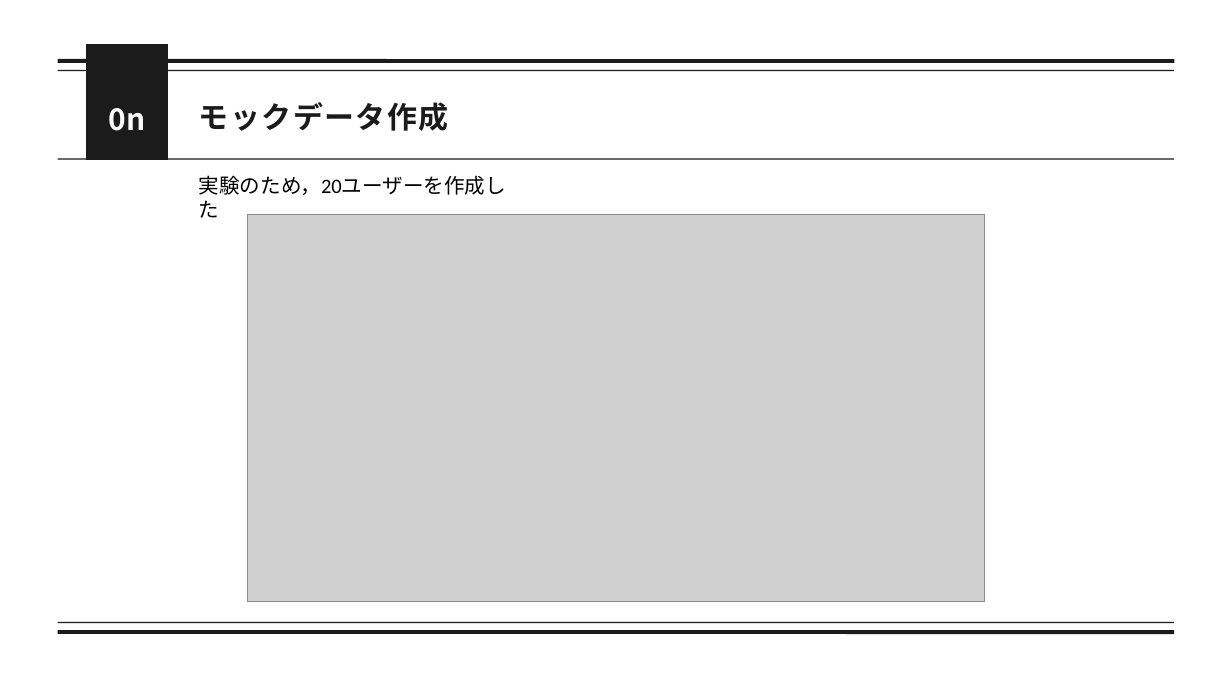
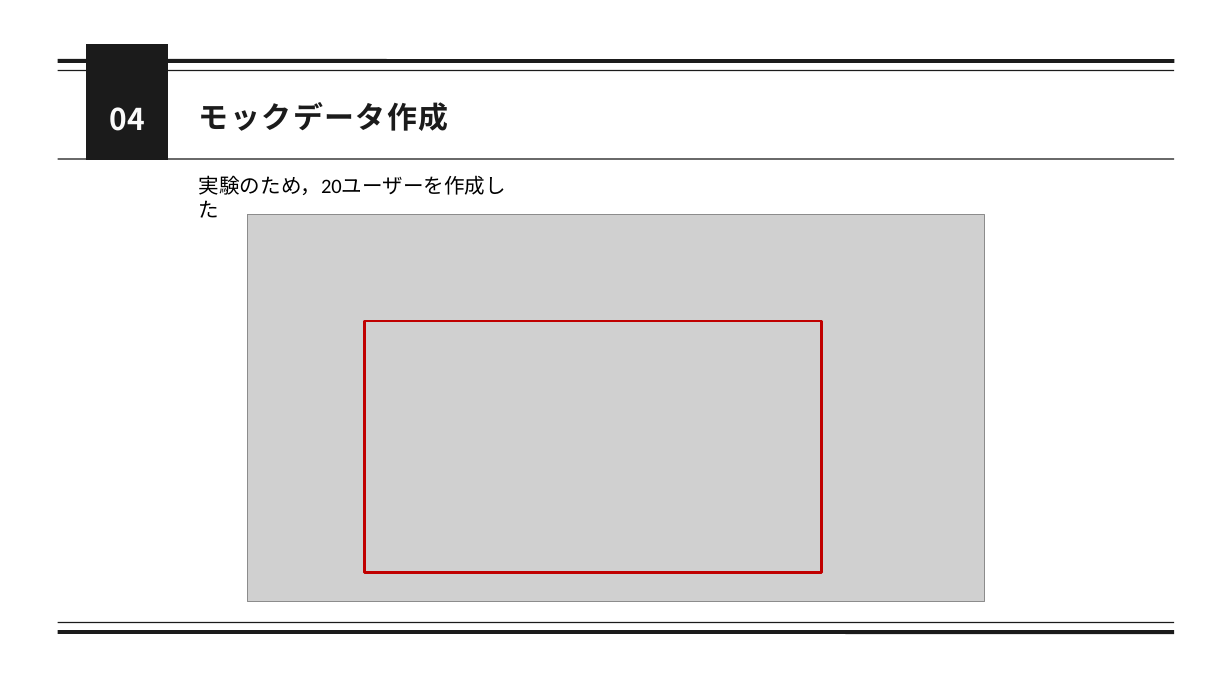
Before and after one commit to momok47/kokoronia, a slide deck: slide 7 of docs/ミーティング/発表資料/25_0711_進捗.pptx. Drawn at 1232x693 pixels with LibreOffice and Linux fonts; fonts in the diff are those of the drawing; grey boxes stand for pictures. Boxes give left, top, right and bottom in pixels: in the first picture for what was removed or moved away, otherwise in the second. Text is boxed around its words. In the diff, an @@ line names an element or a change of style, - is before the commit and + after.

```diff
--- a/docs/ミーティング/発表資料/25_0711_進捗.pptx
+++ b/docs/ミーティング/発表資料/25_0711_進捗.pptx
@@ text at bbox=[110, 107, 145, 131]: text changed @@
-0n
+04
@@ rectangle added at bbox=[365, 321, 822, 572], outline #C00000 3 pt @@
```
Also in this commit, not shown: 4 other slides changed, 2 slides added, 7 other files.
